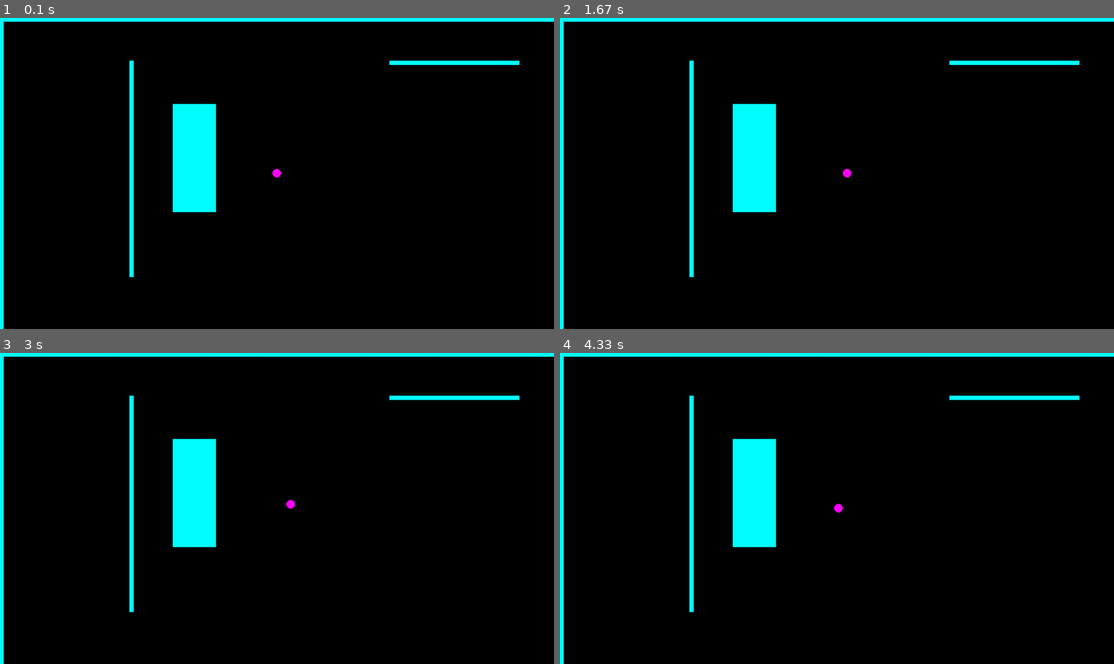
Above: before the commit, frames 1-4 (two rows, left to right).
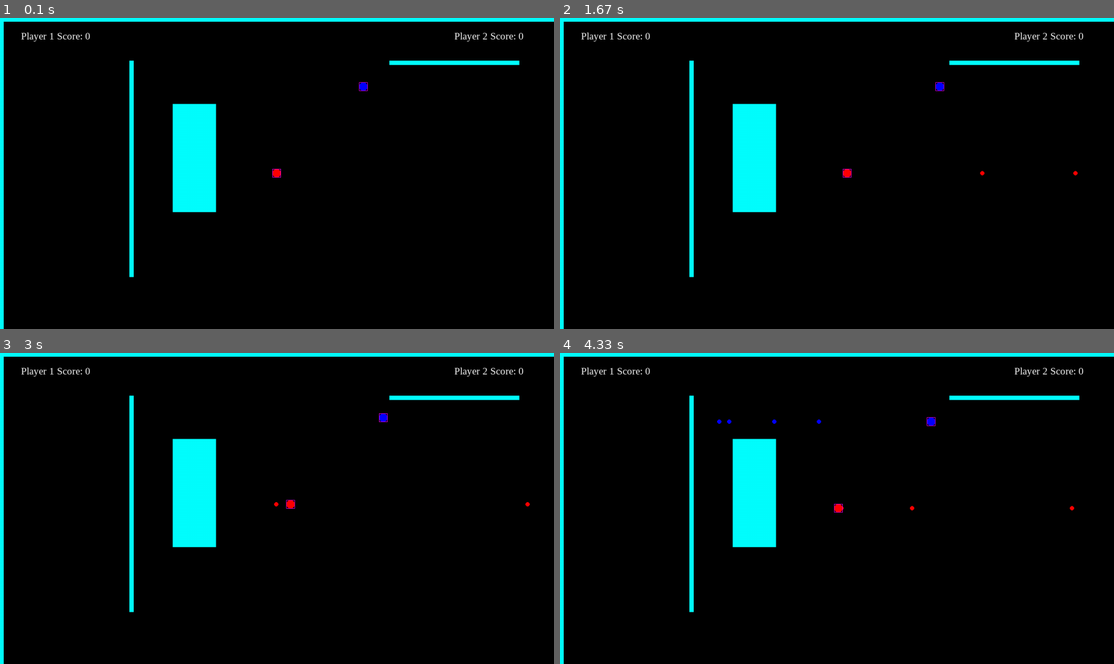
Above: after the commit, the same moments.

Repository: andytgarcia/PygameStartCode
Game: pygame game, started from main.py
Same seed, same stepped clock (60 frames per second), same inputs: the game is played once before the commit and once after it.
Inputs:
- Up to frame 1 (0.1 s): no input
- Up to frame 2 (1.67 s): hold F 0.33-0.8 s; hold Right 0.33-0.8 s; hold M 0.83-1.3 s; hold Right 0.83-1.3 s; hold D 0.83-1.3 s; tap F at 0.9, 1.2, 1.4 s; hold Right from 1.33 s (still down); hold D from 1.33 s (still down)
- Up to frame 3 (3 s): tap F at 1.7, 1.9, 2.23, 2.53, 2.73 s; release Right at 1.8 s; release D at 1.8 s; hold Up 1.83-2.13 s; hold W 1.83-2.13 s; hold Right 2.17-2.63 s; hold D 2.17-2.63 s; hold Left from 2.67 s (still down); hold A from 2.67 s (still down)
- Up to frame 4 (4.33 s): tap F at 3.03, 3.3, 3.63, 3.93, 4.07 s; release Left at 3.2 s; release A at 3.2 s; hold Down 3.23-3.53 s; hold S 3.23-3.53 s; hold M 3.57-3.97 s; hold Left 3.57-3.97 s; hold A 3.57-3.97 s; hold Left from 4 s (still down); hold A from 4 s (still down)

The runs differ from the first frame. In frame 1, 0.3% of the frame differs, in the area x 3-95%, y 4-52%; in frame 2, 0.4%; in frame 3, 0.4%; in frame 4, 0.4%.

Commit message:
First Commit

Diff:
--- a/main.py
+++ b/main.py
@@ -1,14 +1,50 @@
+import random
+
 import pygame
 
-player = {"x": 640,
+import time
+
+player1 = {"x": 640,
           "y": 360,
+          "oldx": 640,
+          "oldy": 360,
           "size": 10,
           "speed": .5,
-          "color": pygame.Color(255, 0, 255)}
-
+          "color": pygame.Color(255, 0, 0),
+           "lastDir": "right",
+           "shotTimeStamp": 0,
+           "nextShot": 0,
+           "score": 0}
+
+
+player2 =  {"x": 840,
+          "y": 160,
+          "oldx": 840,
+          "oldy": 160,
+          "size": 10,
+          "speed": .5,
+          "color": pygame.Color(0, 0, 255),
+            "lastDir": "right",
+            "shotTimeStamp": 0,
+            "nextShot": 0,
+            "score": 0}
 
 map = []
 
+bullets = [] #list of bullets in the game
+"""
+bullets[0] = x
+bullets[1] = y
+bullets[2] = size
+bullets[3] = player
+bullets[4] = color
+bullets[5] = x velocity
+bullets[6] = y velocity
+"""
+
+
+def getPlayerCollisionRectangle(player):
+    return pygame.Rect(player["x"] - player["size"], player["y"] - player["size"], player["size"] * 2, player["size"] * 2)
 
 def drawMap():
     for currentRect in map:
@@ -27,27 +63,204 @@
 
     pygame.draw.rect(screen, pygame.Color(0, 0, 0), (0,0, 1280, 720))
 
-def drawPlayer():
-    pygame.draw.circle(screen, player["color"], (player["x"], player["y"]), player["size"])
-
+def drawPlayers():
+    pygame.draw.circle(screen, player1["color"], (player1["x"], player1["y"]), player1["size"])
+    pygame.draw.circle(screen, player2["color"], (player2["x"], player2["y"]), player2["size"])
+
+
+def drawBullets():
+    for b in bullets:
+        pygame.draw.circle(screen, b["color"], (b["x"], b["y"]), b["size"])
 
 
 def playerMovement():
     keys = pygame.key.get_pressed()
+    player1["oldx"] = player1["x"]
+    player1["oldy"] = player1["y"]
+
+    player2["oldx"] = player2["x"]
+    player2["oldy"] = player2["y"]
+
     if keys[pygame.K_d]:
-        player["x"] += player["speed"]
+        player1["x"] += player1["speed"]
+        player1["lastDir"] = "right"
     if keys[pygame.K_s]:
-        player["y"] += player["speed"]
+        player1["y"] += player1["speed"]
+        player1["lastDir"] = "down"
     if keys[pygame.K_a]:
-        player["x"] -= player["speed"]
+        player1["x"] -= player1["speed"]
+        player1["lastDir"] = "left"
     if keys[pygame.K_w]:
-        player["y"] -= player["speed"]
-
+        player1["y"] -= player1["speed"]
+        player1["lastDir"] = "up"
+    if keys[pygame.K_f] and player1["nextShot"] < time.time_ns():
+        if player1["lastDir"] == "right":
+            bullets.append({"x": player1["x"],
+                            "y": player1["y"],
+                            "size": 5,
+                            "owner": "p1",
+                            "color": player1["color"],
+                            "xvel": 20,
+                            "yvel": 0})
+            player1["nextShot"] = time.time_ns() + 100000000
+
+        elif player1["lastDir"] == "left":
+            bullets.append({"x": player1["x"],
+                                "y": player1["y"],
+                                "size": 5,
+                                "owner": "p1",
+                                "color": player1["color"],
+                                "xvel": -20,
+                                "yvel": 0})
+            player1["nextShot"] = time.time_ns() + 100000000
+        elif player1["lastDir"] == "up":
+            bullets.append({"x": player1["x"],
+                            "y": player1["y"],
+                            "size": 5,
+                            "owner": "p1",
+                            "color": player1["color"],
+                            "xvel": 0,
+                            "yvel": -20})
+            player1["nextShot"] = time.time_ns() + 100000000
+
+        elif player1["lastDir"] == "down":
+            bullets.append({"x": player1["x"],
+                            "y": player1["y"],
+                            "size": 5,
+                            "owner": "p1",
+                            "color": player1["color"],
+                            "xvel": 0,
+                            "yvel": 20})
+            player1["nextShot"] = time.time_ns() + 100000000
+
+
+
+
+
+    #p2
+    if keys[pygame.K_RIGHT]:
+        player2["x"] += player2["speed"]
+        player2["lastDir"] = "right"
+    if keys[pygame.K_DOWN]:
+        player2["y"] += player2["speed"]
+        player2["lastDir"] = "down"
+    if keys[pygame.K_LEFT]:
+        player2["x"] -= player2["speed"]
+        player2["lastDir"] = "left"
+    if keys[pygame.K_UP]:
+        player2["y"] -= player2["speed"]
+        player2["lastDir"] = "up"
+    if keys[pygame.K_m] and player2["nextShot"] < time.time_ns():
+        if player2["lastDir"] == "right":
+            bullets.append({"x": player2["x"],
+                            "y": player2["y"],
+                            "size": 5,
+                            "owner": "p2",
+                            "color": player2["color"],
+                            "xvel": 20,
+                            "yvel": 0})
+            player2["nextShot"] = time.time_ns() + 100000000
+
+        elif player2["lastDir"] == "left":
+            bullets.append({"x": player2["x"],
+                                "y": player2["y"],
+                                "size": 5,
+                                "owner": "p2",
+                                "color": player2["color"],
+                                "xvel": -20,
+                                "yvel": 0})
+            player2["nextShot"] = time.time_ns() + 100000000
+        elif player2["lastDir"] == "up":
+            bullets.append({"x": player2["x"],
+                            "y": player2["y"],
+                            "size": 5,
+                            "owner": "p2",
+                            "color": player2["color"],
+                            "xvel": 0,
+                            "yvel": -20})
+            player2["nextShot"] = time.time_ns() + 100000000
+
+        elif player2["lastDir"] == "down":
+            bullets.append({"x": player2["x"],
+                            "y": player2["y"],
+                            "size": 5,
+                            "owner": "p2",
+                            "color": player2["color"],
+                            "xvel": 0,
+                            "yvel": 20})
+            player2["nextShot"] = time.time_ns() + 100000000
+
+
+
+def updateBullets():
+    for b in bullets:
+        b["x"] += b["xvel"] #x += x velocity
+        b["y"] += b["yvel"] #y += y velocity
+        if ifOffScreen(b["x"], b["y"]):
+            bullets.remove(b)
+
+        player1Rectangle = getPlayerCollisionRectangle(player1)
+        player2Rectangle = getPlayerCollisionRectangle(player2)
+        bulletRect = pygame.Rect(b["x"] - b["size"], b["y"] - b["size"], b["size"] * 2, b["size"] * 2)
+        if pygame.Rect.colliderect(bulletRect, player1Rectangle) and b["owner"] == "p2":
+            player2["score"] += 100
+            newRound()
+        if pygame.Rect.colliderect(bulletRect, player2Rectangle) and b["owner"] == "p1":
+            player1["score"] += 100
+            newRound()
+
+        #check this bullet for collision in every wall
+        for wall in map:
+            bulletRect = pygame.Rect(b["x"] - b["size"], b["y"] - b["size"], b["size"] * 2, b["size"] * 2)
+            if pygame.Rect.colliderect(wall, bulletRect):
+                b["xvel"] *= -1
+                b["yvel"] *= -1
+
+
+def ifOffScreen(x, y):
+    if x <0 or x > 1280 or y < 0 or y > 720:
+        return True
+    else:
+        return False
+
+def checkPlayerCollision(player):
+    playRect = getPlayerCollisionRectangle(player)
+    for wall in map:
+        if pygame.Rect.colliderect(playRect, wall):
+            player["x"] = player["oldx"]
+            player["y"] = player["oldy"]
+            print("Collision")
+            #player["color"] = (random.randint(0, 255),
+             #                   random.randint(0, 255),
+              #                  random.randint(0, 255))
+
+
+
+
+def drawPlayerCollisionBox(player):
+    pygame.draw.rect(screen, pygame.Color(255, 0, 255), getPlayerCollisionRectangle(player), 1)
+
+
+def newRound():
+    bullets.clear()
+    player1["x"] = 100
+    player1["y"] = 100
+    player2["x"] = 900
+    player2["y"] = 600
+
+
+def drawHUD():
+    textSurface = myfont.render("Player 1 Score: " + str(player1["score"]), True, (255, 255, 255))
+    screen.blit(textSurface, (50, 30))
+    textSurface = myfont.render("Player 2 Score: " + str(player2["score"]), True, (255, 255, 255))
+    screen.blit(textSurface, (1050, 30))
 
 # start of program
 pygame.init()  # start engine
+pygame.font.init()
+myfont = pygame.font.SysFont('Times New Roman', 23)
 FPS = 60  # 60 frames per second
-fpsClock = pygame.time.Clock
+fpsClock = pygame.time.Clock()
 screen = pygame.display.set_mode((1280, 720))
 gameOver = False
 createmap1()
@@ -59,9 +272,20 @@
 
     playerMovement()
 
+
+    updateBullets()
+    checkPlayerCollision(player1)
+    checkPlayerCollision(player2)
+
+
     #draw code
     clearScreen()
     drawMap()
-    drawPlayer()
+    drawBullets()
+    drawPlayers()
+    drawPlayerCollisionBox(player1)
+    drawPlayerCollisionBox(player2)
+    drawHUD()
+
 
     pygame.display.flip()
Not shown, changed: Notes.md
